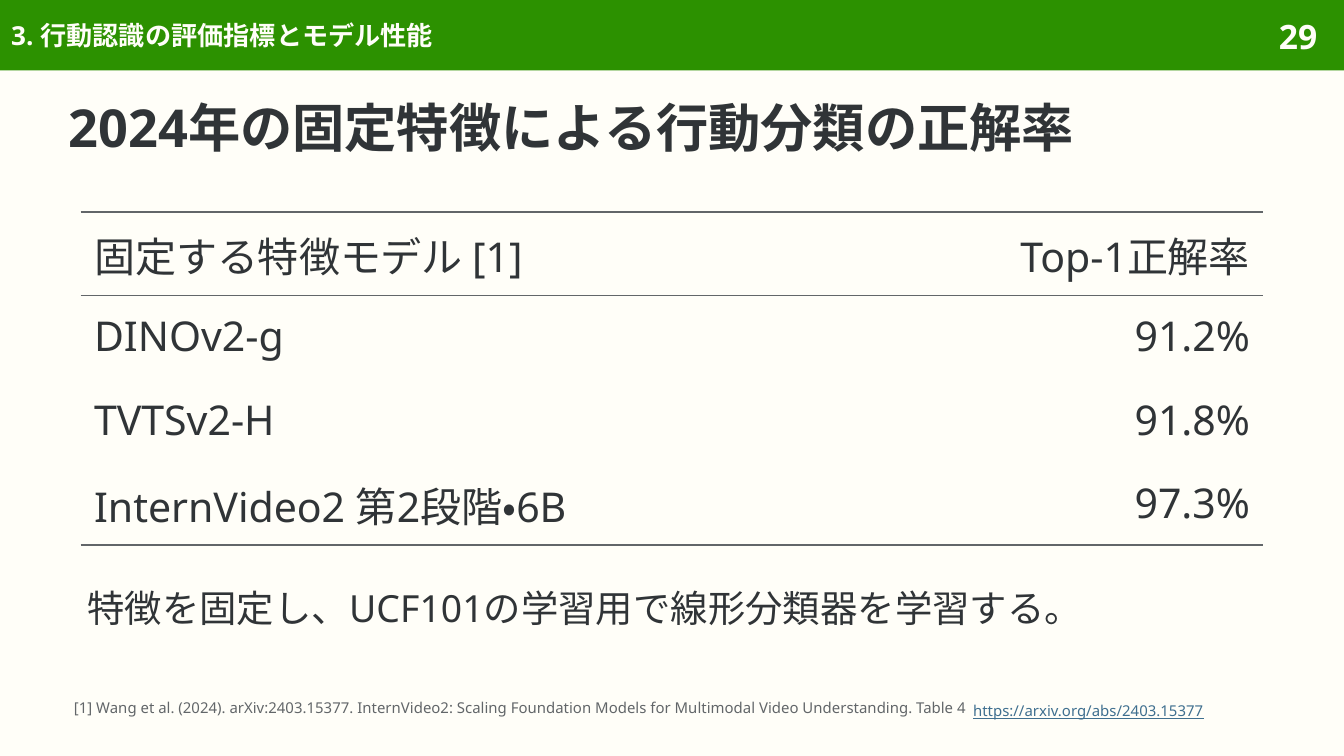
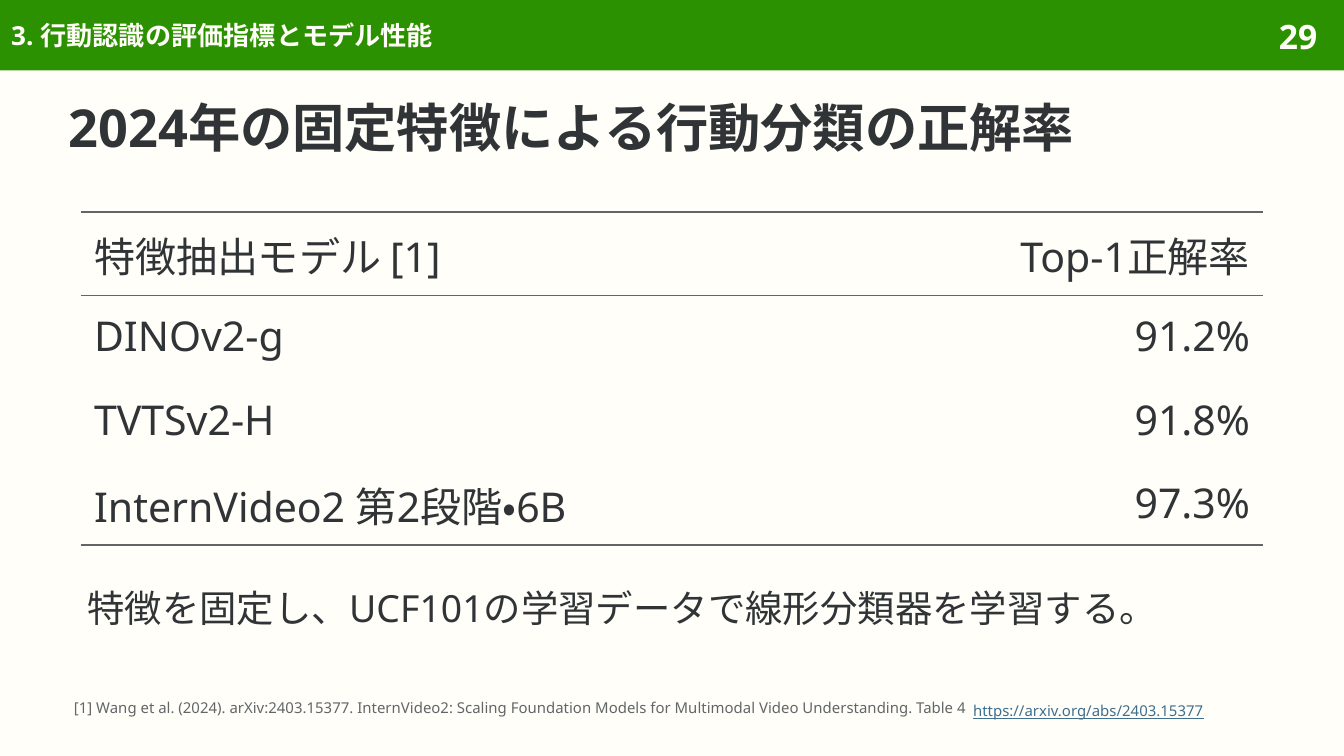
Before and after one commit to sasakiy84/datasets-in-10-minutes, a slide deck: slide 29 of slides/datasets-in-10-minutes-ucf101.pptx. Drawn at 1344x756 pixels with LibreOffice and Linux fonts; fonts in the diff are those of the drawing. Boxes give left, top, right and bottom in pixels: in the first picture for what was removed or moved away, otherwise in the second. Text is boxed around its words. In the diff, an @@ line names an element or a change of style, - is before the commit and + after.

```diff
--- a/slides/datasets-in-10-minutes-ucf101.pptx
+++ b/slides/datasets-in-10-minutes-ucf101.pptx
@@ table at <box>81,212,1263,546</box> @@
-row 1, column 1: 固定する特徴モデル [1]
+row 1, column 1: 特徴抽出モデル [1]
@@ text at <box>87,590,1157,625</box>: text changed @@
-特徴を固定し、UCF101の学習用で線形分類器を学習する。
+特徴を固定し、UCF101の学習データで線形分類器を学習する。
```
Also in this commit, not shown: 9 other slides changed, 7 other files.
